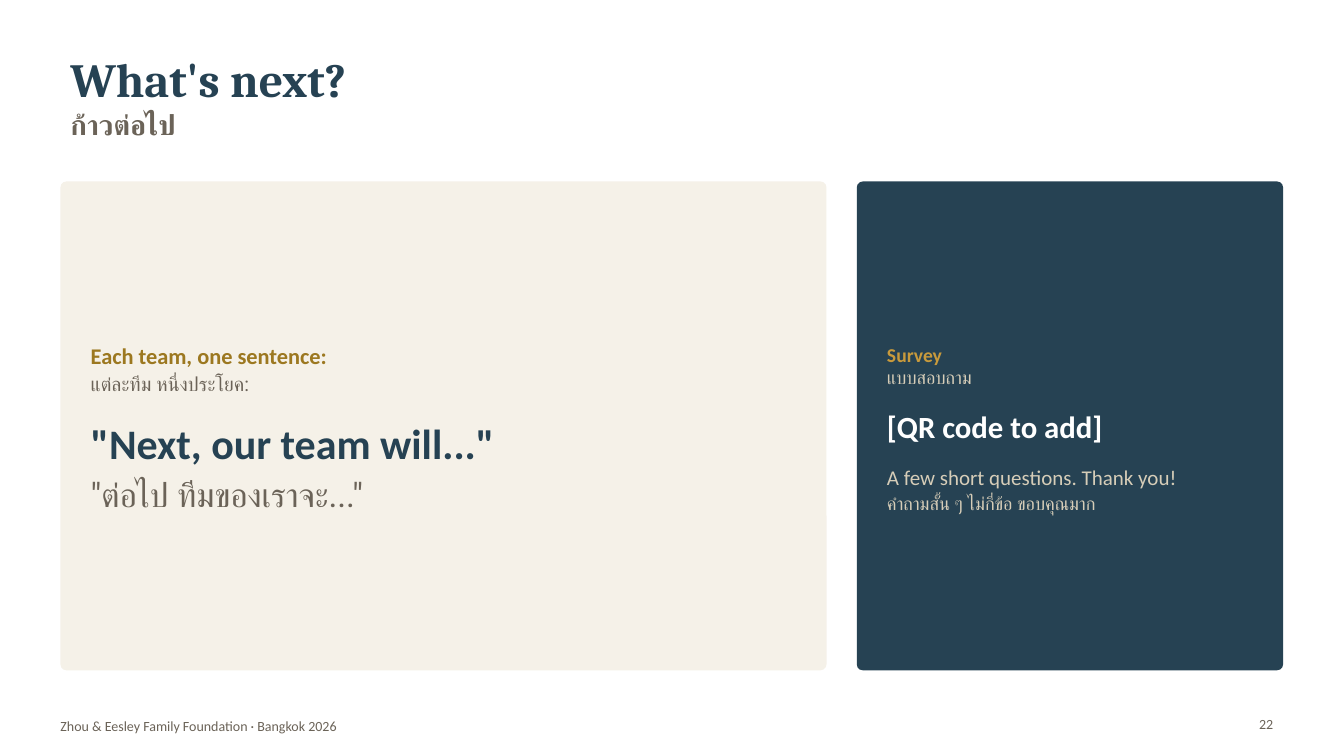
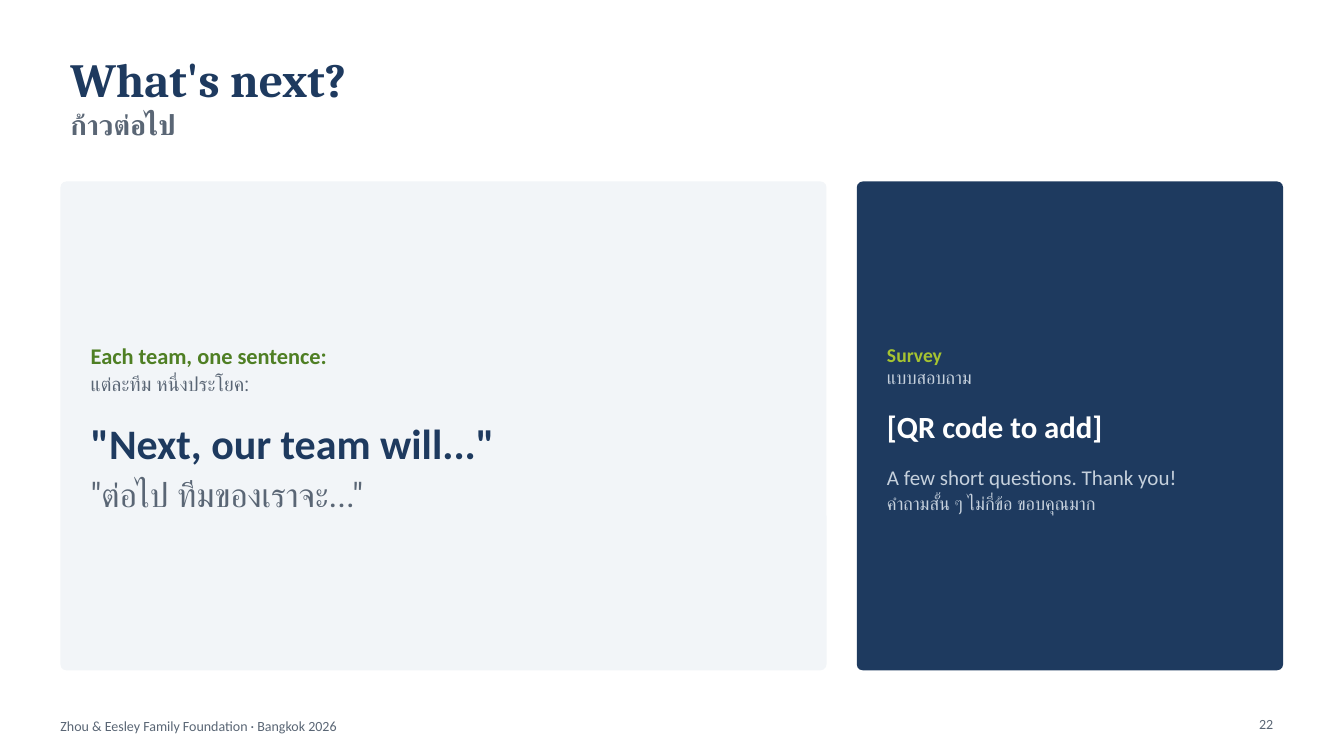
Before and after one commit to nnj24xbfp8-wq/projectkla, a slide deck: slide 22 of decks/Eesley_Schools_Dec14-15_bilingual.pptx. Drawn at 1344x756 pixels with LibreOffice and Linux fonts; fonts in the diff are those of the drawing; background and template pictures are left out. Boxes give left, top, right and bottom in pixels: in the first picture for what was removed or moved away, otherwise in the second. Text is boxed around its words. In the diff, an @@ line names an element or a change of style, - is before the commit and + after.

```diff
--- a/decks/Eesley_Schools_Dec14-15_bilingual.pptx
+++ b/decks/Eesley_Schools_Dec14-15_bilingual.pptx
@@ title "What's next?" at [70, 63, 346, 136]: text colour #264253 to #1E3A5F in "What's next?"; text colour #6B6358 to #5A6675 in "ก้าวต่อไป" @@
@@ rounded rectangle at [60, 181, 827, 670]: fill #F5F1E8 to #F2F5F8 @@
@@ text "Each team, one sentence:" at [91, 348, 494, 508]: text colour #9C7820 to #4F7F24 in "Each team, one sentence:"; text colour #6B6358 to #5A6675 in "แต่ละทีม หนึ่งประโยค:", ""ต่อไป ทีมของเราจะ...""; text colour #264253 to #1E3A5F in ""Next, our team will..."" @@
@@ rounded rectangle at [857, 181, 1284, 670]: fill #264253 to #1E3A5F @@
@@ text at [887, 349, 1176, 516]: text colour #C89A3C to #A5C331 in "Survey"; text colour #D6CDB8 to #C5D0DC in "แบบสอบถาม", "A few short questions. Thank you!", "คำถามสั้น ๆ ไม่กี่ข้อ ขอบคุณมาก" @@
@@ text "Zhou & Eesley Family Foundation ..." at [60, 721, 336, 734]: text colour #6B6358 to #5A6675 @@
@@ page number at [1259, 720, 1273, 729]: text colour #6B6358 to #5A6675 @@
```
Also in this commit, not shown: 22 other slides changed, 6 other files.
